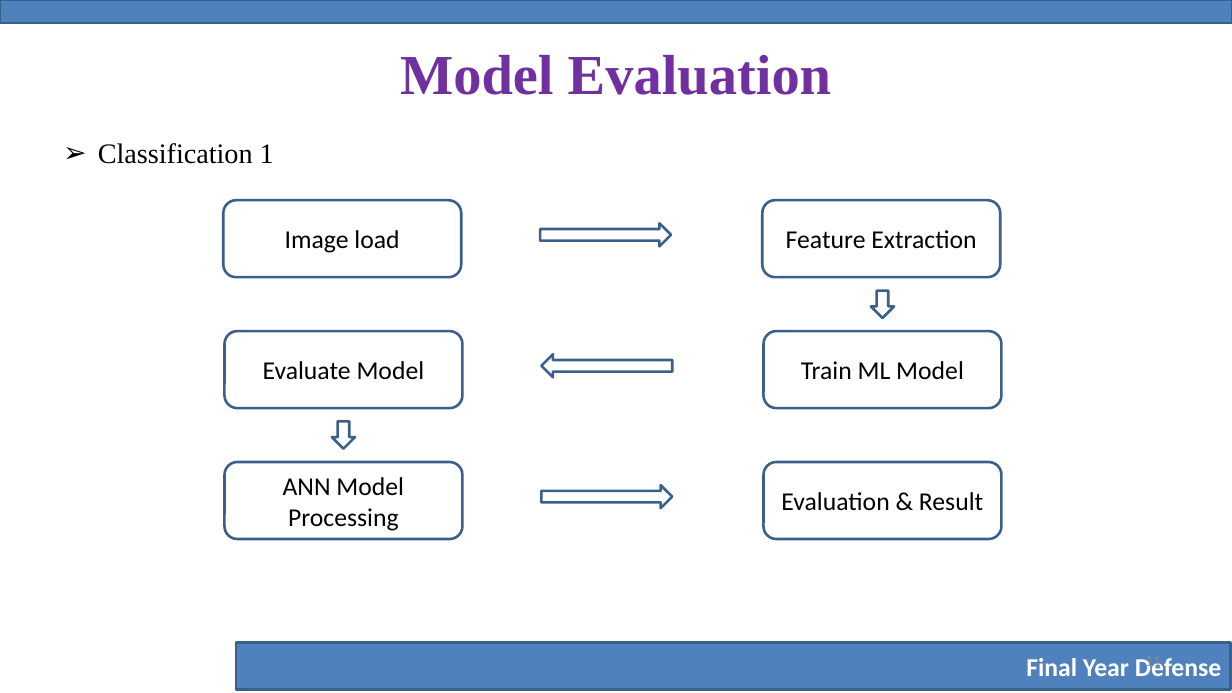
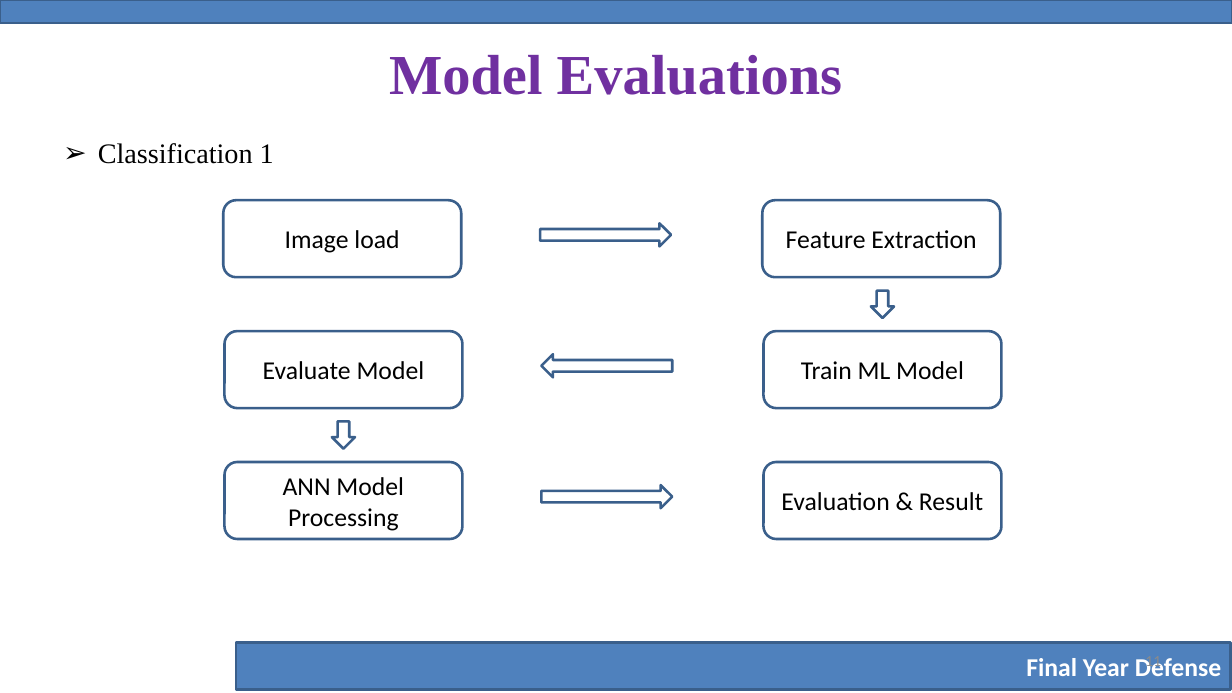
Before and after one commit to cryptic91/ppt, a slide deck: slide 11 of FL23D105 Defense Presentation.pptx. Drawn at 1232x693 pixels with LibreOffice and Linux fonts; fonts in the diff are those of the drawing; background and template pictures are left out. Boxes give left, top, right and bottom in pixels: in the first picture for what was removed or moved away, otherwise in the second. Text is boxed around its words. In the diff, an @@ line names an element or a change of style, - is before the commit and + after.

```diff
--- a/FL23D105 Defense Presentation.pptx
+++ b/FL23D105 Defense Presentation.pptx
@@ title at bbox=[389, 55, 842, 95]: text changed @@
-Model Evaluation
+Model Evaluations
```
Also in this commit, not shown: 3 other slides changed.
